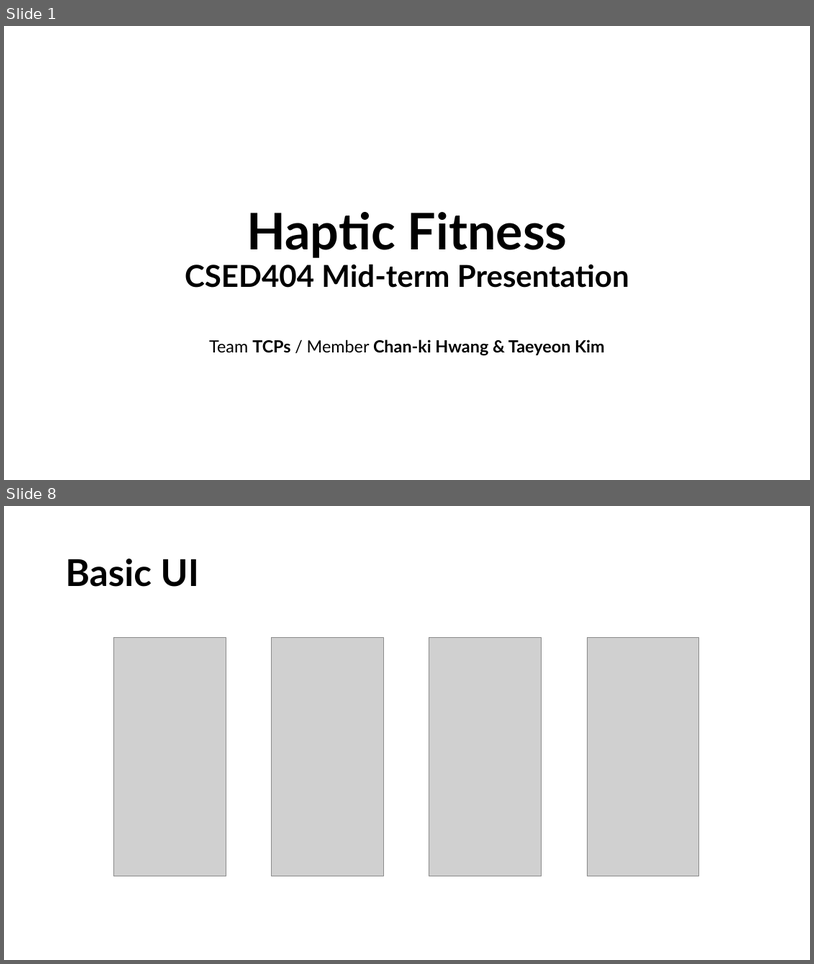
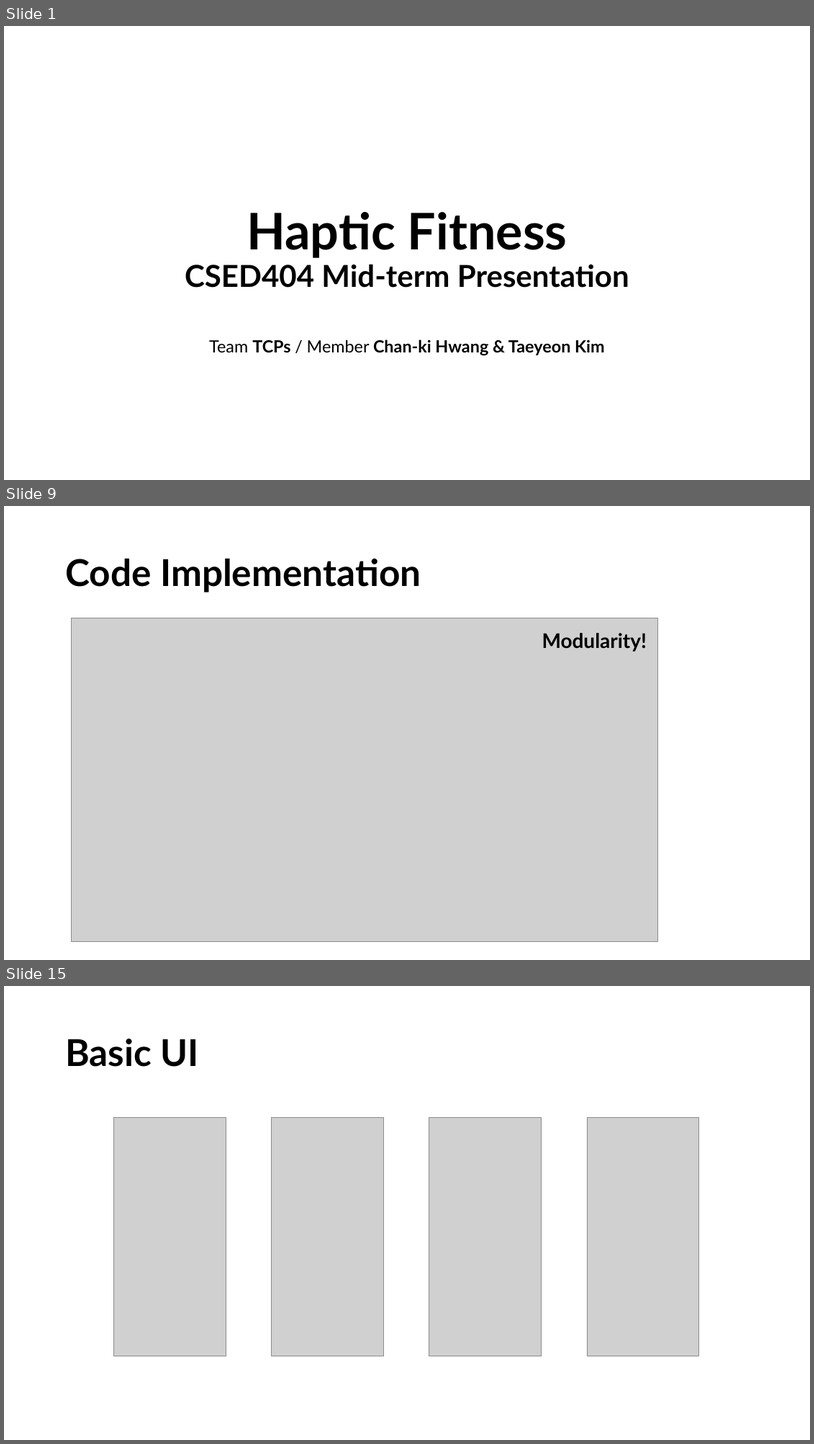
Before and after one commit to Aplace0927/CSED404-Mobile-Ubiquitous-Computing-Project, a slide deck: Presentations/Midterm-TCPs.pptx. Shown one above the other, each under a label of ours: slides 1 and 8 before the commit, slides 1, 9 and 15 after it; the slides between them are not shown. The pictures are 814x964 and 814x1444 pixels, drawn with LibreOffice and Linux fonts; fonts in the diff are those of the drawing; grey boxes stand for pictures. Boxes give left, top, right and bottom in pixels: in the first picture for what was removed or moved away, otherwise in the second. Text is boxed around its words. In the diff, an @@ line names an element or a change of style, - is before the commit and + after.

```diff
--- a/Presentations/Midterm-TCPs.pptx
+++ b/Presentations/Midterm-TCPs.pptx
@@ slide 9 added at [4,506,810,960], background #FFFFFF @@
@@ title added at [65,559,421,592], 44 pt, text #000000, bold @@
+Code Implementation
@@ picture added at [71,618,658,942] @@
@@ text added at [543,633,648,651], 24 pt, text #000000, bold @@
+Modularity!
@@ what was slide 8 is now slide 15 @@
```
Also in this commit, not shown: 1 slide changed, 9 other slides added, 2 slides removed.
